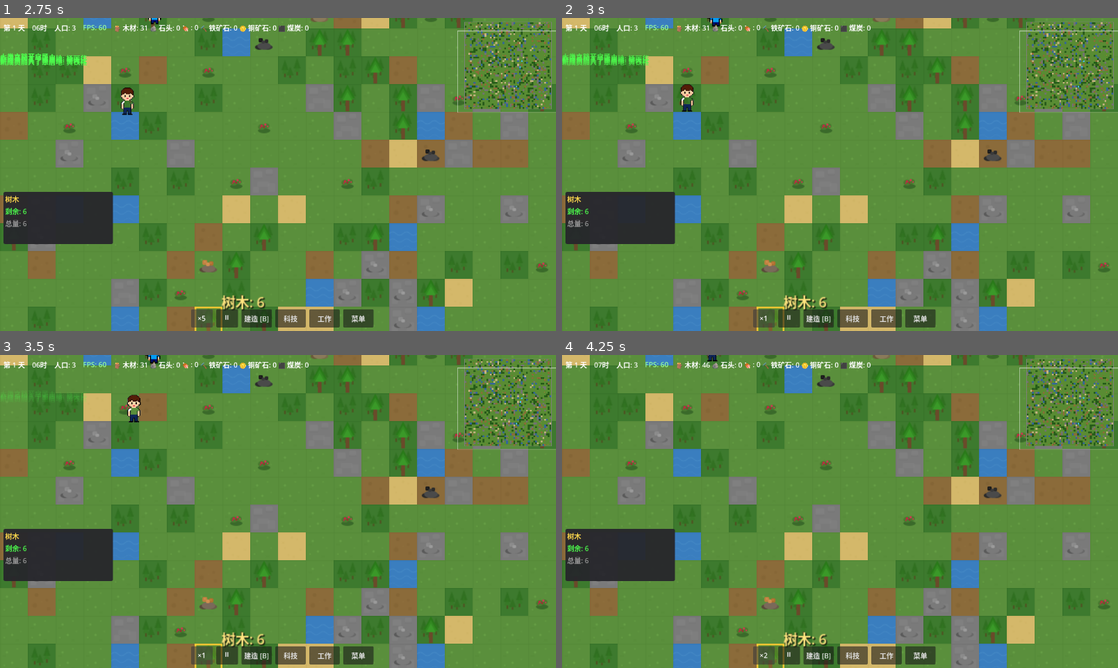
Above: before the commit, frames 1-4 (two rows, left to right).
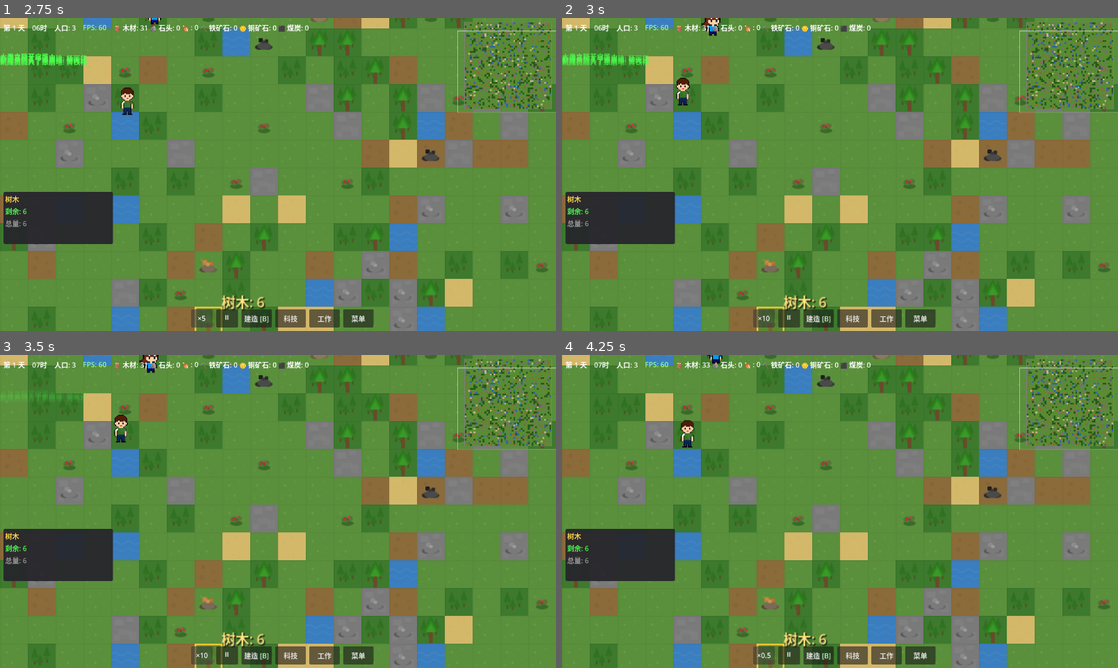
Above: after the commit, the same moments.

Repository: ZhanXuzhao/the-path-of-humanity
Game: Godot game, scene res://scenes/game.tscn
Same seed, same stepped clock (60 frames per second), same inputs: the game is played once before the commit and once after it.
Inputs:
- Up to frame 1 (2.75 s): click "×1" at 0.5 s; click "×2" at 1.25 s; click "×3" at 2 s
- Up to frame 2 (3 s): click "×5" at 2.75 s
- Up to frame 3 (3.5 s): no input
- Up to frame 4 (4.25 s): click "×1" (after the commit: "×10") at 3.5 s

Frame 1 is identical in both runs. In frame 2, 0.4% of the frame differs, in the area x 20-94%, y 0-97%; in frame 3, 0.5%, in the area x 6-94%, y 0-97%; in frame 4, 0.3%.

Commit message:
按 -= 键加减游戏速度，最低 0.5 倍速
- game.gd: 新增 = 键加速 / - 键减速，速度档位 0.5~10x
- game.gd: 新增 _update_speed_display() 同步 HUD 显示
- hud.gd: 速度按钮档位扩展支持 0.5 及浮点显示

Diff:
--- a/scripts/core/game.gd
+++ b/scripts/core/game.gd
@@ -40,12 +40,12 @@
 
 # 选中资源节点
 var selected_resource_pos: Vector2i = Vector2i(-1, -1)
-var selected_resource_deposit = null  # World.ResourceDeposit
+var selected_resource_deposit = null # World.ResourceDeposit
 signal resource_selected(pos: Vector2i, deposit)
 signal resource_deselected()
 
 # 建筑建造重试冷却（防止反复给同一缺物资建筑分配任务）
-var _construction_retry_cooldown: Dictionary = {}  # "x,y" -> frame_number
+var _construction_retry_cooldown: Dictionary = {} # "x,y" -> frame_number
 
 # 自主行为计时器（每2秒执行一次）
 var _autonomy_timer: float = 0.0
@@ -56,7 +56,7 @@
 		_gm.load_game(true)
 
 	# 启动游戏状态
-	if _gm.state != 1:  # GameState.PLAYING
+	if _gm.state != 1: # GameState.PLAYING
 		_gm.start_game()
 
 	# 检查是否有读档数据
@@ -143,7 +143,7 @@
 	# 创建预览精灵
 	if build_preview == null:
 		build_preview = Sprite2D.new()
-		build_preview.z_index = 100  # 确保预览始终在最上层
+		build_preview.z_index = 100 # 确保预览始终在最上层
 		add_child(build_preview)
 
 	# 设置建筑预览纹理
@@ -189,9 +189,9 @@
 		# 检查建造合法性并设置颜色
 		var check = building_system.can_place_building(selected_building, mouse_grid_pos)
 		if check.can_place:
-			build_preview.modulate = Color(0, 1, 0, 0.5)  # 绿色-可建造
+			build_preview.modulate = Color(0, 1, 0, 0.5) # 绿色-可建造
 		else:
-			build_preview.modulate = Color(1, 0, 0, 0.5)  # 红色-不可建造
+			build_preview.modulate = Color(1, 0, 0, 0.5) # 红色-不可建造
 
 func _try_place_building():
 	if not build_mode or selected_building == "":
@@ -210,7 +210,7 @@
 func _find_settler_at_pos(global_pos: Vector2):
 	"""查找指定位置附近的定居者，返回定居者或 null"""
 	var closest = null
-	var closest_dist = world.tile_size * 0.6  # 约19像素，匹配角色视觉大小
+	var closest_dist = world.tile_size * 0.6 # 约19像素，匹配角色视觉大小
 
 	for s in settlers:
 		if not is_instance_valid(s):
@@ -536,6 +536,38 @@
 				hud.pause_btn.text = "▶" if _gm.state == 2 else "⏸"
 			get_viewport().set_input_as_handled()
 
+		# 快捷键 =：加速游戏
+		if event.keycode == KEY_EQUAL:
+			var speeds = [0.5, 1.0, 2.0, 3.0, 5.0, 10.0]
+			var current = _gm.time_speed
+			var idx = speeds.find(current)
+			if idx < len(speeds) - 1:
+				idx += 1
+				_gm.set_time_speed(speeds[idx])
+				_update_speed_display()
+			get_viewport().set_input_as_handled()
+
+		# 快捷键 -：减速游戏（最低 0.5）
+		if event.keycode == KEY_MINUS:
+			var speeds = [0.1, 0.2, 0.5, 1.0, 2.0, 3.0, 5.0, 10.0]
+			var current = _gm.time_speed
+			var idx = speeds.find(current)
+			if idx > 0:
+				idx -= 1
+				_gm.set_time_speed(speeds[idx])
+				_update_speed_display()
+			get_viewport().set_input_as_handled()
+
+func _update_speed_display():
+	"""更新 HUD 速度按钮显示"""
+	var hud = get_node_or_null("UI/HUD")
+	if hud and hud.speed_btn:
+		var speed = _gm.time_speed
+		if speed == int(speed):
+			hud.speed_btn.text = "×%d" % speed
+		else:
+			hud.speed_btn.text = "×%.1f" % speed
+
 # ==================== 存档恢复 ====================
 
 func _restore_from_save(data: Dictionary):
@@ -644,7 +676,7 @@
 			if not has_any_material:
 				# 没有任何材料可用，加入冷却防止反复尝试
 				_construction_retry_cooldown[bld_key] = current_frame
-				continue  # 跳过此建筑，角色去做其他工作
+				continue # 跳过此建筑，角色去做其他工作
 
 		var center_pixel = _grid_to_world(bld.grid_pos + bld.get_size() / 2)
 		tasks.append({
@@ -705,20 +737,20 @@
 		var best_task = null
 		var best_score = INF
 		var best_idx = -1
-		var best_priority = 0  # 记录当前最高优先级
+		var best_priority = 0 # 记录当前最高优先级
 
 		for i in range(tasks.size()):
 			var t = tasks[i]
 
 			# 检查该定居者是否允许做此工作类型
-			var pri = 0  # 不允许
+			var pri = 0 # 不允许
 			if work_manager:
 				var wt = t.get("work_type", -1)
 				if wt >= 0:
 					pri = work_manager.get_priority(sid, wt)
 
 			if pri <= 0:
-				continue  # 该定居者不做此类型工作
+				continue # 该定居者不做此类型工作
 
 			# 制作任务需要检查是否有其他定居者已经在做
 			if t.get("type") == "CRAFT":
@@ -762,7 +794,7 @@
 	var scanned_chunks: Dictionary = {}
 
 	# 决定搜索范围：以所有空闲定居者位置为中心
-	var search_radius = 5  # 区块半径
+	var search_radius = 5 # 区块半径
 	if settler_list.is_empty():
 		return result
 
@@ -829,7 +861,7 @@
 	if building_system == null:
 		return result
 
-	var haul_tasks_added: Dictionary = {}  # 防止重复添加
+	var haul_tasks_added: Dictionary = {} # 防止重复添加
 
 	# 1. 施工工地——检查缺哪些材料
 	for bld in building_system.get_uncompleted_buildings():
@@ -847,7 +879,7 @@
 			# 检查是否有来源可取材料
 			var source_pos = _find_material_source(mat_id)
 			if source_pos == null:
-				continue  # 没有任何来源
+				continue # 没有任何来源
 
 			haul_tasks_added[task_key] = true
 			var source_world_pos = source_pos.world_pos if source_pos.has("world_pos") else Vector2.ZERO
@@ -855,13 +887,13 @@
 				"id": task_key,
 				"type": "HAUL_CONSTRUCT",
 				"target_pos": bld.grid_pos,
-				"target_world_pos": source_world_pos,  # 先去来源地
+				"target_world_pos": source_world_pos, # 先去来源地
 				"target_bld_pos": bld.grid_pos,
 				"source_type": source_pos.type,
 				"source_bld_pos": source_pos.get("bld_pos", Vector2i.ZERO),
 				"item_id": mat_id,
 				"amount": needed,
-				"haul_phase": "fetch",  # 初始阶段：取货
+				"haul_phase": "fetch", # 初始阶段：取货
 				"skill": "",
 				"work_type": WorkManager.WorkType.HAULING,
 			})
@@ -876,7 +908,7 @@
 			var needed = data.consumes[mat_id]
 			# 检查库存是否缺少
 			if bld.inventory != null and bld.inventory.has_item(mat_id, needed):
-				continue  # 材料充足
+				continue # 材料充足
 
 			var task_key = "haul_prod_%d_%d_%s" % [bld.grid_pos.x, bld.grid_pos.y, mat_id]
 			if haul_tasks_added.has(task_key):
@@ -892,13 +924,13 @@
 				"id": task_key,
 				"type": "HAUL_CONSTRUCT",
 				"target_pos": bld.grid_pos,
-				"target_world_pos": source_world_pos,  # 先去来源地
+				"target_world_pos": source_world_pos, # 先去来源地
 				"target_bld_pos": bld.grid_pos,
 				"source_type": source_pos.type,
 				"source_bld_pos": source_pos.get("bld_pos", Vector2i.ZERO),
 				"item_id": mat_id,
 				"amount": needed,
-				"haul_phase": "fetch",  # 初始阶段：取货
+				"haul_phase": "fetch", # 初始阶段：取货
 				"skill": "",
 				"work_type": WorkManager.WorkType.HAULING,
 			})
--- a/scripts/ui/hud.gd
+++ b/scripts/ui/hud.gd
@@ -504,13 +504,17 @@
 		pause_btn.text = "▶" if game_manager.state == 2 else "⏸"
 
 func _on_speed_pressed():
-	var speeds = [1.0, 2.0, 3.0, 5.0]
+	var speeds = [0.5, 1.0, 2.0, 3.0, 5.0, 10.0]
 	var current = game_manager.time_speed
 	var idx = speeds.find(current)
 	idx = (idx + 1) % speeds.size()
 	game_manager.set_time_speed(speeds[idx])
 	if speed_btn:
-		speed_btn.text = "×%d" % speeds[idx]
+		var speed = speeds[idx]
+		if speed == int(speed):
+			speed_btn.text = "×%d" % speed
+		else:
+			speed_btn.text = "×%.1f" % speed
 
 func _on_build_menu_pressed():
 	# 发送打开建筑菜单的信号
